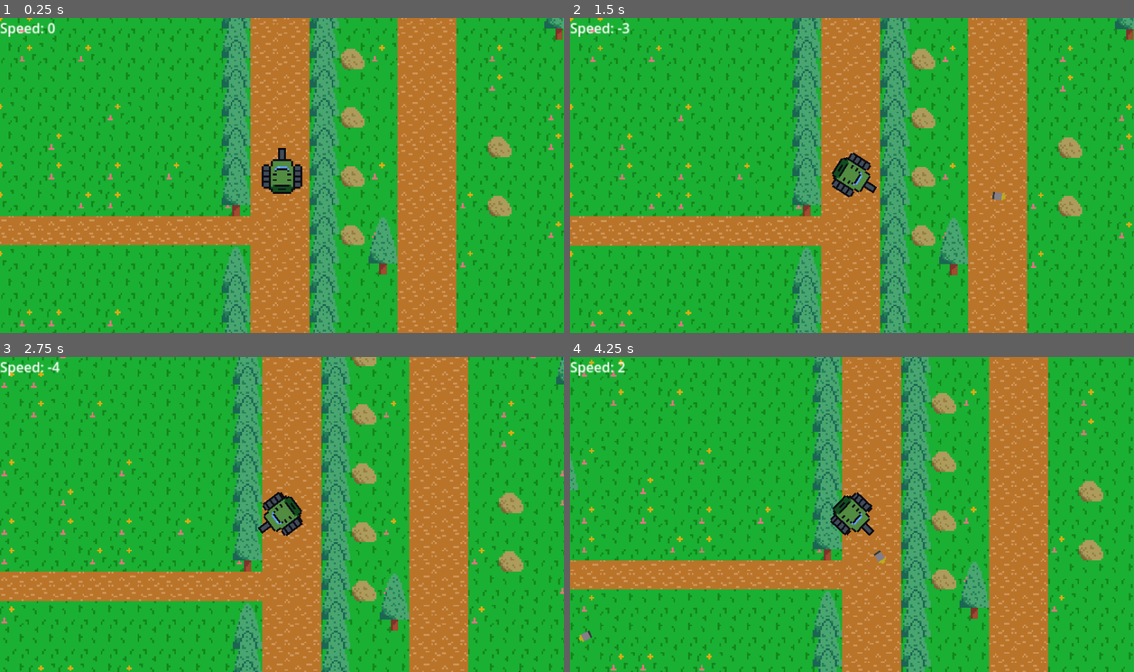
Above: before the commit, frames 1-4 (two rows, left to right).
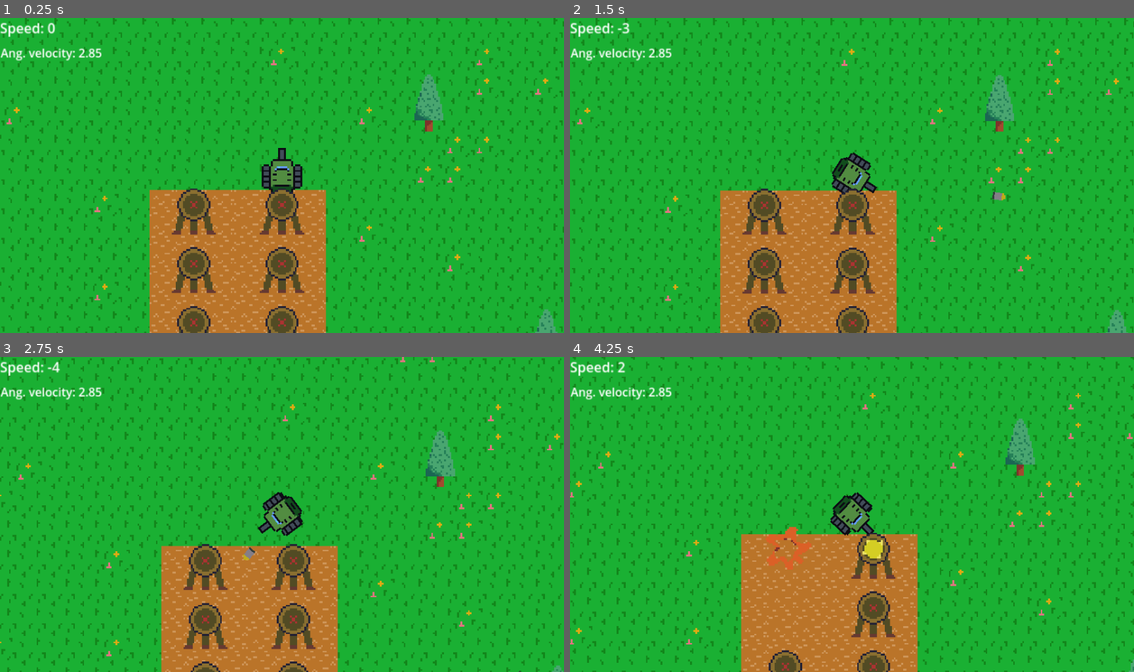
Above: after the commit, the same moments.

Repository: Hirosam1/tank_game
Game: Godot game, scene res://scenes/maps/debug.tscn
The game is run twice, just before and just after one commit, with the same random seed, the same clock (stepped at 60 frames per second) and the same inputs. The project has no main scene, so this scene is started directly.
Inputs:
- Up to frame 1 (0.25 s): no input
- Up to frame 2 (1.5 s): tap Enter at 0.5 s; hold D (player_mov_right) 0.53-1.28 s; hold Space (fire) 0.53-1.28 s; hold S (player_mov_down) from 1.28 s (still down); tap Space (fire) at 1.35 s
- Up to frame 3 (2.75 s): release S (player_mov_down) at 2.03 s; hold D (player_mov_right) from 2.03 s (still down); hold Space (fire) from 2.03 s (still down)
- Up to frame 4 (4.25 s): release D (player_mov_right) at 2.78 s; release Space (fire) at 2.78 s; hold W (player_mov_up) 2.78-3.53 s; tap Space (fire) at 2.85 s; hold A (player_mov_left) from 3.53 s (still down); hold Space (fire) from 3.53 s (still down)

The runs differ from the first frame. In frame 1, 46% of the frame differs, in the area x 0-100%, y 0-100%; in frame 2, 46%; in frame 3, 46%; in frame 4, 46%.

Commit message:
Another commit

Diff:
--- /dev/null
+++ b/scenes/assets/debug_ui.tscn
@@ -0,0 +1,21 @@
+[gd_scene load_steps=2 format=3 uid="uid://cto6uew5e0ki3"]
+
+[ext_resource type="Script" path="res://scripts/Player/debug_ui.gd" id="1_rppv1"]
+
+[node name="DebugUi" type="CanvasLayer"]
+script = ExtResource("1_rppv1")
+
+[node name="SpeedLabel" type="Label" parent="."]
+texture_filter = 2
+offset_right = 40.0
+offset_bottom = 23.0
+scale = Vector2(1.3, 1.3)
+text = "Speed: 0"
+
+[node name="AngVelocityLabel" type="Label" parent="."]
+offset_left = 1.0
+offset_top = 40.0
+offset_right = 108.0
+offset_bottom = 63.0
+scale = Vector2(1.12, 1.12)
+text = "Ang. velocity: "
--- a/scenes/assets/player_ui.tscn
+++ /dev/null
@@ -1,13 +0,0 @@
-[gd_scene load_steps=2 format=3 uid="uid://cto6uew5e0ki3"]
-
-[ext_resource type="Script" path="res://scripts/Player/player_ui.gd" id="1_rppv1"]
-
-[node name="PlayerUi" type="CanvasLayer"]
-script = ExtResource("1_rppv1")
-
-[node name="SpeedLabel" type="Label" parent="."]
-texture_filter = 2
-offset_right = 40.0
-offset_bottom = 23.0
-scale = Vector2(1.3, 1.3)
-text = "Speed: 0"
--- a/scenes/assets/shoot_target.tscn
+++ b/scenes/assets/shoot_target.tscn
@@ -91,7 +91,14 @@
 "destruction": SubResource("Animation_fboan")
 }
 
+[sub_resource type="PhysicsMaterial" id="PhysicsMaterial_vypn6"]
+
+[sub_resource type="RectangleShape2D" id="RectangleShape2D_3pk3u"]
+size = Vector2(20, 4)
+
 [node name="ShootTarget" type="Node2D"]
+z_index = 1
+y_sort_enabled = true
 script = ExtResource("1_pv3f2")
 
 [node name="FXSprite" type="Sprite2D" parent="."]
@@ -116,6 +123,13 @@
 
 [node name="Health" parent="." instance=ExtResource("2_kln2l")]
 
+[node name="StaticBody2D" type="StaticBody2D" parent="."]
+physics_material_override = SubResource("PhysicsMaterial_vypn6")
+
+[node name="CollisionShape2D" type="CollisionShape2D" parent="StaticBody2D"]
+position = Vector2(0, 14)
+shape = SubResource("RectangleShape2D_3pk3u")
+
 [connection signal="animation_finished" from="AnimationPlayer" to="AnimationPlayer" method="_on_animation_finished"]
 [connection signal="finished_destroy_animation" from="AnimationPlayer" to="." method="_on_animation_player_finished_destroy_animation"]
 [connection signal="health_depleted" from="Health" to="." method="_on_health_health_depleted"]
--- a/scenes/assets/tank_controller.tscn
+++ b/scenes/assets/tank_controller.tscn
@@ -75,7 +75,7 @@
 top_angular_vel = 2.85
 
 [node name="TankCollisionBox" type="CollisionShape2D" parent="."]
-z_index = 3
+z_index = 2
 shape = SubResource("CircleShape2D_domve")
 
 [node name="TankBulletSpawner" type="Node2D" parent="."]
--- a/scenes/maps/debug.tscn
+++ b/scenes/maps/debug.tscn
@@ -3,7 +3,7 @@
 [ext_resource type="Texture2D" uid="uid://coahxyxvlestc" path="res://sprites/map1_tilemap.png" id="1_w7e88"]
 [ext_resource type="PackedScene" uid="uid://dhcf6ad46txkl" path="res://scenes/assets/tank_controller.tscn" id="2_0e4me"]
 [ext_resource type="Script" path="res://scripts/camera_follower.gd" id="3_m3t6b"]
-[ext_resource type="PackedScene" uid="uid://cto6uew5e0ki3" path="res://scenes/assets/player_ui.tscn" id="3_qyi4b"]
+[ext_resource type="PackedScene" uid="uid://cto6uew5e0ki3" path="res://scenes/assets/debug_ui.tscn" id="3_qyi4b"]
 [ext_resource type="PackedScene" uid="uid://cs506b8kfpcox" path="res://scenes/assets/shoot_target.tscn" id="4_2288j"]
 
 [sub_resource type="TileSetAtlasSource" id="TileSetAtlasSource_faksi"]
@@ -60,7 +60,7 @@
 metadata/_edit_lock_ = true
 
 [node name="PlayerTank" parent="." instance=ExtResource("2_0e4me")]
-position = Vector2(-95, 250)
+position = Vector2(-344, 24)
 rotation = 3.14159
 
 [node name="Camera2D" type="Camera2D" parent="PlayerTank"]
@@ -73,11 +73,13 @@
 player_node_path = NodePath("../PlayerTank")
 
 [node name="ShootTargets" type="Node2D" parent="."]
+y_sort_enabled = true
 
 [node name="ShootTarget" parent="ShootTargets" instance=ExtResource("4_2288j")]
 position = Vector2(-392, 40)
 
 [node name="ShootTarget2" parent="ShootTargets" instance=ExtResource("4_2288j")]
+y_sort_enabled = false
 position = Vector2(-344, 40)
 
 [node name="ShootTarget3" parent="ShootTargets" instance=ExtResource("4_2288j")]
@@ -94,6 +96,8 @@
 
 [editable path="ShootTargets/ShootTarget"]
 [editable path="ShootTargets/ShootTarget/Health"]
+[editable path="ShootTargets/ShootTarget2"]
+[editable path="ShootTargets/ShootTarget2/Health"]
 [editable path="ShootTargets/ShootTarget3"]
 [editable path="ShootTargets/ShootTarget3/Health"]
 [editable path="ShootTargets/ShootTarget5"]
--- a/scripts/Player/player_ui.gd
+++ b/scripts/Player/debug_ui.gd
@@ -6,6 +6,10 @@
 
 @onready
 var player_speed_label := $SpeedLabel
+
+@onready
+var player_ang_velocity_label := $AngVelocityLabel
+
 var player_node: Node = null
 
 func _ready():
@@ -13,3 +17,5 @@
 
 func _process(_delta):
 	player_speed_label.text = "Speed: %d" % [player_node.speed]
+	var ang_vel :float = player_node.calc_current_ang_vel()
+	player_ang_velocity_label.text = "Ang. velocity: %.2f" % [ang_vel]
--- a/scripts/Player/player_controll.gd
+++ b/scripts/Player/player_controll.gd
@@ -33,6 +33,11 @@
 	mov_vec.y = Input.get_axis("player_mov_down","player_mov_up")
 	update_child_nodes()
 
+## Calculates current angular velocity based on player's speed
+func calc_current_ang_vel()->float:
+	var smooth_vel = smoothstep(0.0, 1.0, 1.0 - (abs(speed)/top_speed))
+	return lerp(min_angular_velocity,top_angular_vel, smooth_vel)
+
 func _physics_process(delta):
 	var moved_vec = mov_vec
 	var vel_add = moved_vec.y * acceleration
@@ -41,11 +46,8 @@
 			vel_add -= deacceleration * sign(speed)
 	else:
 		speed = 0
-	var smooth_vel = smoothstep(0.0, 1.0, 1.0 - (abs(speed)/top_speed))
-	var ang_vel = moved_vec.x * lerp(min_angular_velocity,
-									 top_angular_vel,
-									 smooth_vel)
 
+	var ang_vel = moved_vec.x * calc_current_ang_vel()
 	rotation += ang_vel * delta
 	speed = clamp(speed+vel_add*delta,-top_speed,top_speed)
 	velocity = Vector2.DOWN.rotated(rotation) * speed
Not shown: 1 places in scenes/assets/shoot_target.tscn that only renumber resources
